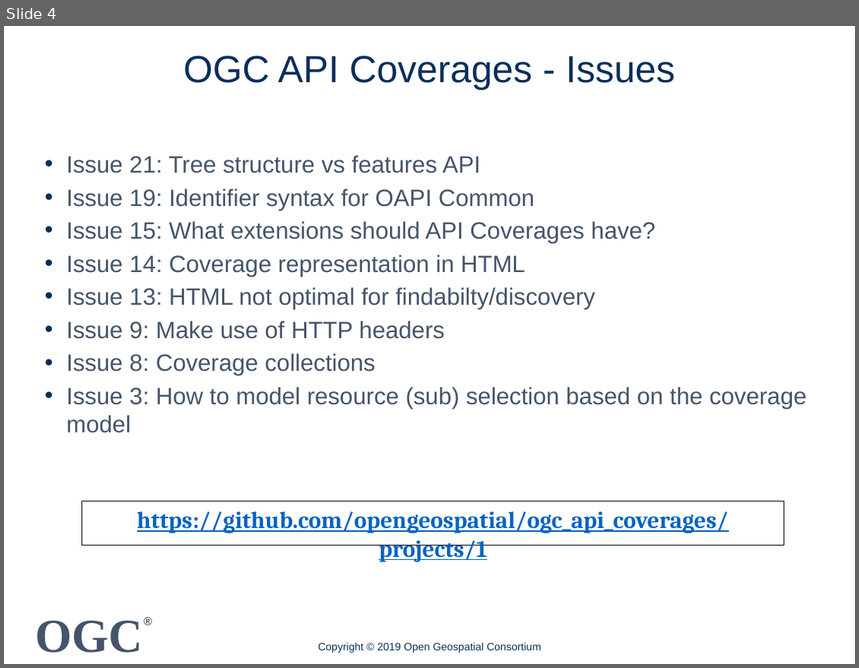
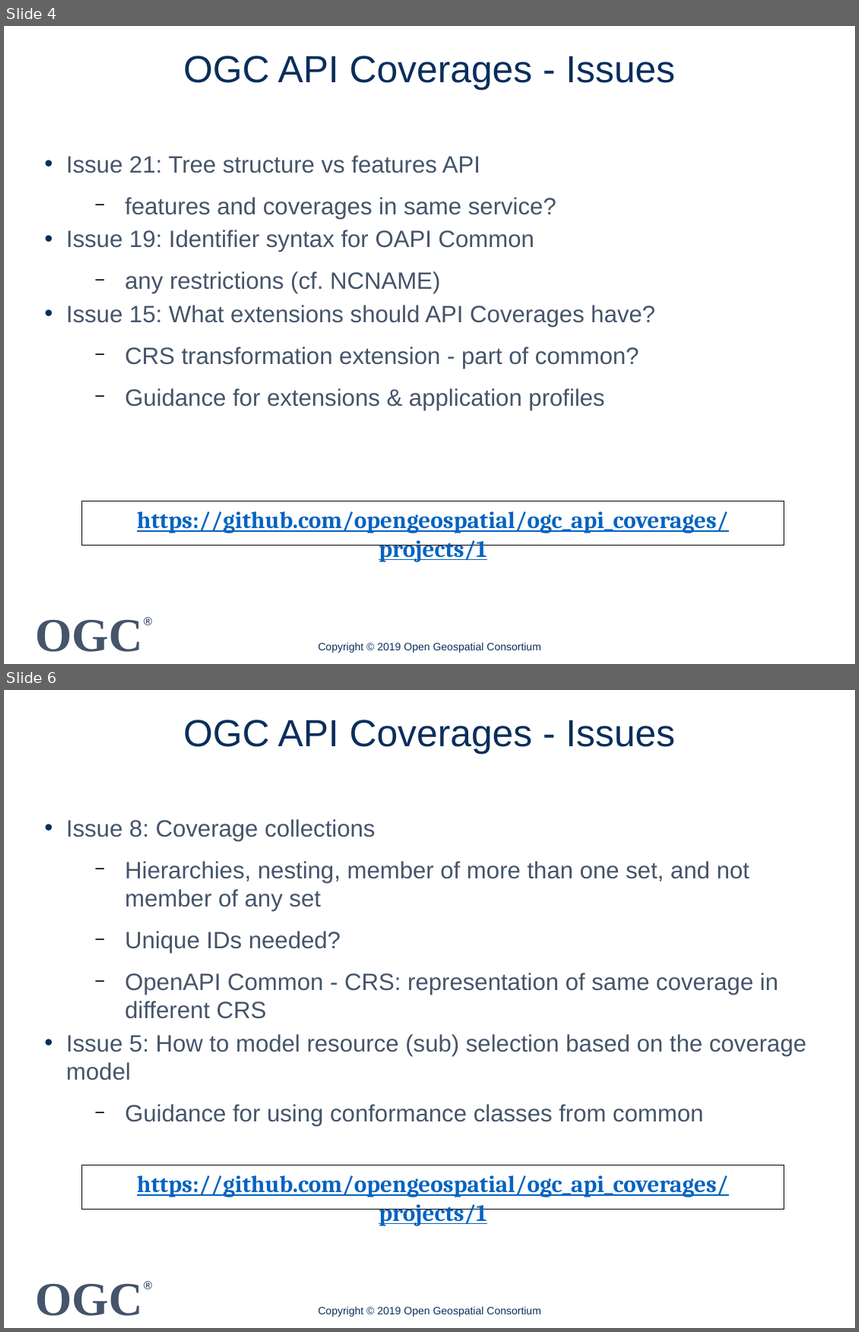
Before and after one commit to spacebel/OGC-API-Hackathon-2019, a slide deck: Presentations/OGC API Coverage 20190620.pptx. Shown one above the other, each under a label of ours: slide 4 before the commit, slides 4 and 6 after it; the slides between them are not shown. The pictures are 859x668 and 859x1332 pixels, drawn with LibreOffice and Linux fonts; fonts in the diff are those of the drawing; background and template pictures are left out. Boxes give left, top, right and bottom in pixels: in the first picture for what was removed or moved away, otherwise in the second. Text is boxed around its words. In the diff, an @@ line names an element or a change of style, - is before the commit and + after.

Commit message:
Review of coverages presentatoin.

```diff
--- a/Presentations/OGC API Coverage 20190620.pptx
+++ b/Presentations/OGC API Coverage 20190620.pptx
@@ slide 6 added at bbox=[4, 690, 855, 1328], background #FFFFFF; not listed: 2 template elements that a slide beside it also shows @@
@@ text added at bbox=[183, 720, 675, 755], 32 pt, text #092E5C @@
+OGC API Coverages - Issues
@@ text added at bbox=[66, 819, 807, 1127], 20 pt, text #44546A @@
+• Issue 8: Coverage collections
+  − Hierarchies, nesting, member of more than one set, and not member of any set
+  − Unique IDs needed?
+  − OpenAPI Common - CRS: representation of same coverage in different CRS
+• Issue 5: How to model resource (sub) selection based on the coverage model
+  − Guidance for using conformance classes from common
@@ rectangle added at bbox=[82, 1165, 785, 1209], outline #000000 0.75 pt, 20 pt, text #0563C1, bold, underline @@
+https://github.com/opengeospatial/ogc_api_coverages/projects/1
@@ text added at bbox=[318, 1307, 541, 1317], 9 pt, text #092E5C @@
+Copyright © 2019 Open Geospatial Consortium
@@ slide 4 changed as well @@
@@ text at bbox=[66, 155, 655, 327]: indent changed @@
@@ text at bbox=[125, 197, 557, 219]: paragraph added @@
+  − features and coverages in same service?
@@ text at bbox=[125, 271, 440, 294]: paragraph added @@
+  − any restrictions (cf. NCNAME)
@@ text at bbox=[125, 347, 639, 411]: text changed @@
-• Issue 14: Coverage representation in HTML
-• Issue 13: HTML not optimal for findabilty/discovery
-• Issue 9: Make use of HTTP headers
-• Issue 8: Coverage collections
-• Issue 3: How to model resource (sub) selection based on the coverage model
+  − CRS transformation extension - part of common?
+  − Guidance for extensions & application profiles
```
Also in this commit, not shown: 3 other slides changed, 1 other slide added, 1 other file.
